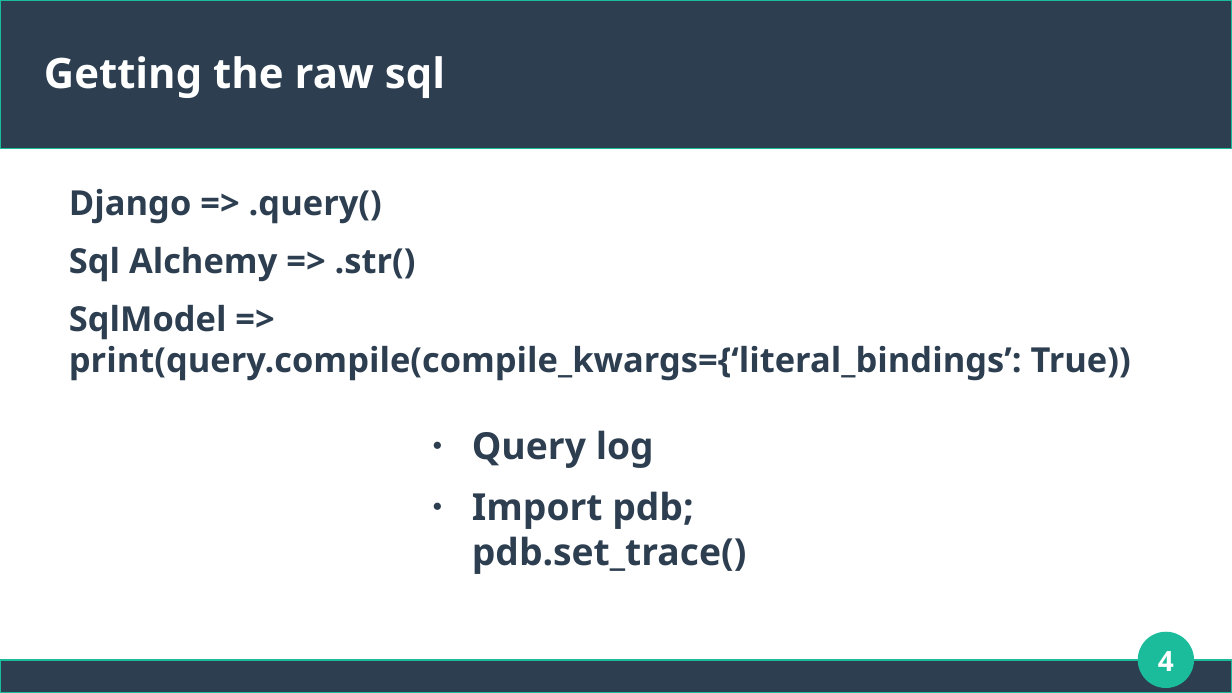
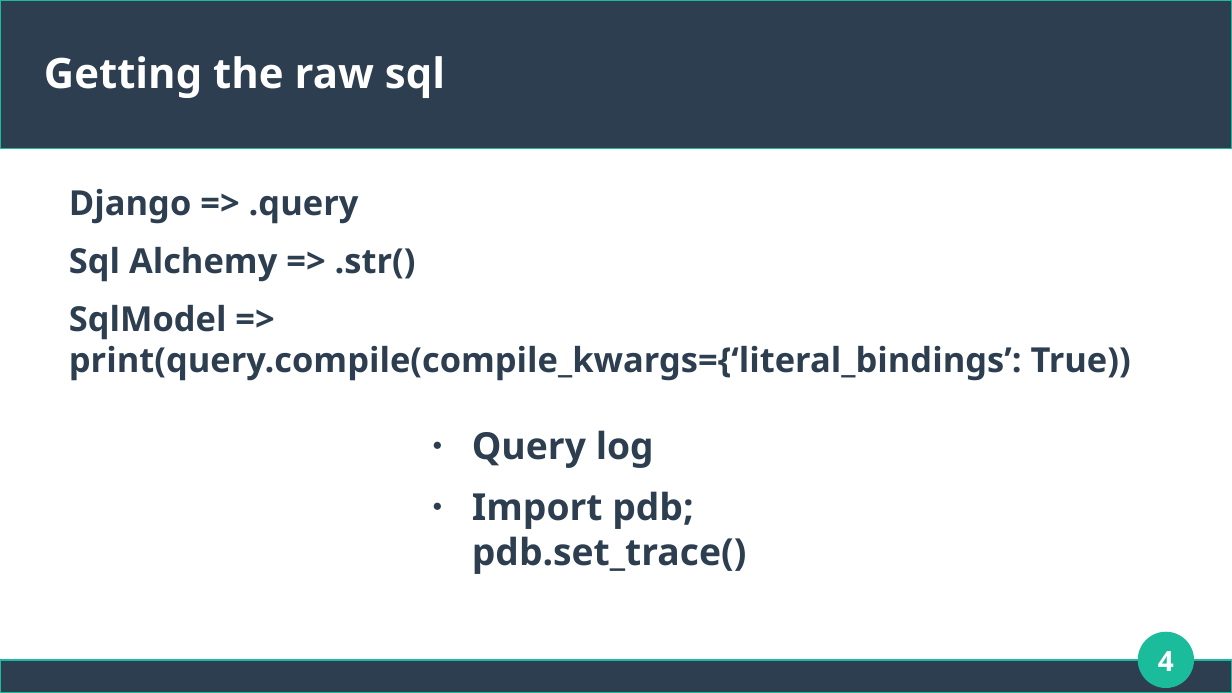
Before and after one commit to eguefif/presentations, a slide deck: slide 4 of sql_optimization-en.odp. Drawn at 1232x693 pixels with LibreOffice and Linux fonts; fonts in the diff are those of the drawing. Boxes give left, top, right and bottom in pixels: in the first picture for what was removed or moved away, otherwise in the second. Text is boxed around its words. In the diff, an @@ line names an element or a change of style, - is before the commit and + after.

```diff
--- a/sql_optimization-en.odp
+++ b/sql_optimization-en.odp
@@ text at (69,189,359,224): text changed @@
-Django => .query()
+Django => .query
```
Also in this commit, not shown: 1 other slide changed, 1 slide added, 1 other file.
